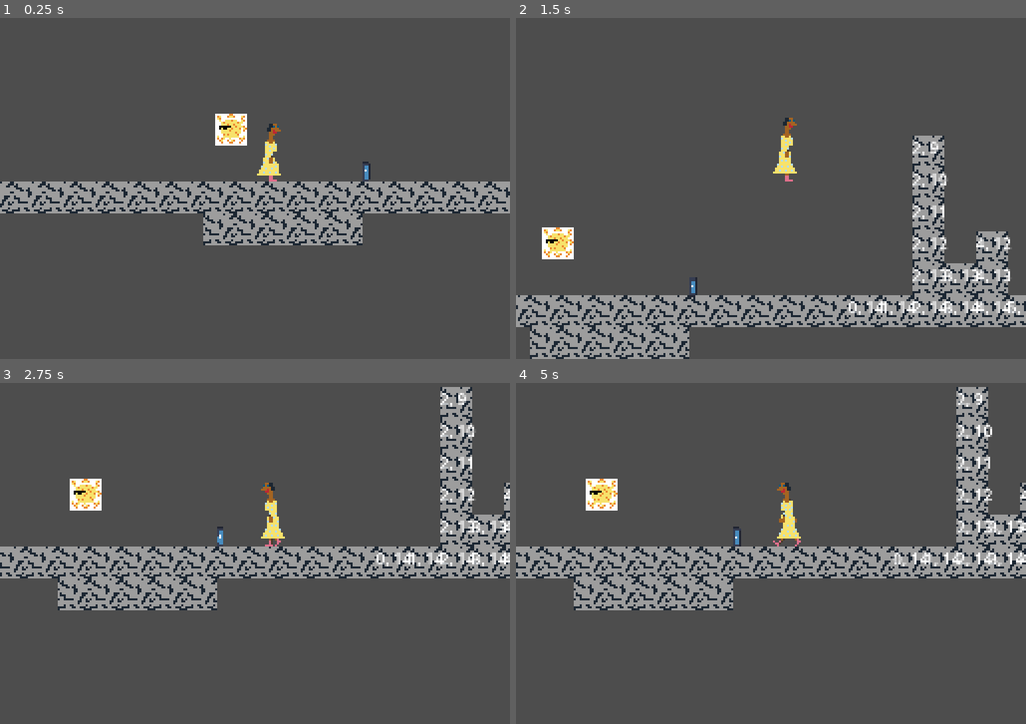
Above: before the commit, frames 1-4 (two rows, left to right).
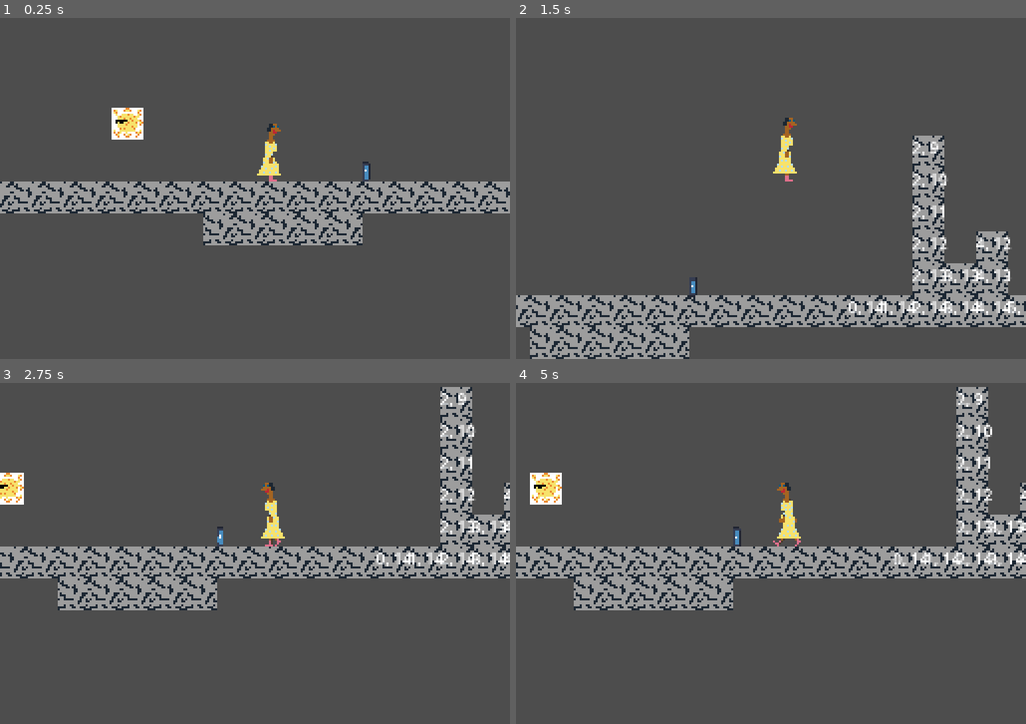
Above: after the commit, the same moments.

Repository: Stan-Stani/godot-minigames
Game: Godot game, scene res://main.tscn
Same seed, same stepped clock (60 frames per second), same inputs: the game is played once before the commit and once after it. The engine's default icon, where the game draws it, is replaced by a stand-in: a white triangle on a blue panel in a dark square.
Inputs:
- Up to frame 1 (0.25 s): no input
- Up to frame 2 (1.5 s): hold Right (ui_right) from 0.53 s (still down); tap Space (ui_select) at 0.77 s
- Up to frame 3 (2.75 s): tap Space (ui_select) at 1.52 s; release Right (ui_right) at 2.03 s; hold Left (ui_left) from 2.03 s (still down)
- Up to frame 4 (5 s): release Left (ui_left) at 2.78 s; hold Right (ui_right) 2.78-4.28 s; tap Space (ui_select) at 3.02, 3.77, 4.52 s; hold Left (ui_left) from 4.28 s (still down)

The runs differ from the first frame. In frame 1, 1.2% of the frame differs, in the area x 21-49%, y 26-38%; in frame 2, 0.6%; in frame 3, 1.0%; in frame 4, 1.2%.

Commit message:
feat: basic follow behavior

Diff:
--- /dev/null
+++ b/glasun.gd
@@ -0,0 +1,11 @@
+extends StaticBody2D
+
+@onready var colleen: CharacterBody2D = %Colleen
+
+func _physics_process(delta: float) -> void:
+	if colleen.position.x > self.position.x:
+		print('go right')
+		self.position.x += delta * 5
+	elif colleen.position.x < self.position.y:
+		print('go left')
+		self.position.x -= delta * 5
--- /dev/null
+++ b/glasun.tscn
@@ -0,0 +1,16 @@
+[gd_scene load_steps=4 format=3 uid="uid://byeqbbqc4rns"]
+
+[ext_resource type="Script" uid="uid://dfdr85whwhgm0" path="res://glasun.gd" id="1_g3y8h"]
+[ext_resource type="Texture2D" uid="uid://cblofhtv57gfu" path="res://assets/Glasun.png" id="1_yyqmi"]
+
+[sub_resource type="CircleShape2D" id="CircleShape2D_yyqmi"]
+radius = 8.0
+
+[node name="Glasun" type="StaticBody2D"]
+script = ExtResource("1_g3y8h")
+
+[node name="Glasun" type="Sprite2D" parent="."]
+texture = ExtResource("1_yyqmi")
+
+[node name="CollisionShape2D" type="CollisionShape2D" parent="."]
+shape = SubResource("CircleShape2D_yyqmi")
--- a/main.tscn
+++ b/main.tscn
@@ -4,7 +4,7 @@
 [ext_resource type="Texture2D" uid="uid://5ahywenlphm2" path="res://assets/tiles.png" id="3_h2yge"]
 [ext_resource type="Script" uid="uid://dbwv4f0e8k8xq" path="res://tile_map_layer.gd" id="4_1bvp3"]
 [ext_resource type="Texture2D" uid="uid://bjua4xm478ba7" path="res://icon.svg" id="4_lquwl"]
-[ext_resource type="Texture2D" uid="uid://cblofhtv57gfu" path="res://assets/Glasun.png" id="5_lquwl"]
+[ext_resource type="PackedScene" uid="uid://byeqbbqc4rns" path="res://glasun.tscn" id="5_lquwl"]
 
 [sub_resource type="TileSetAtlasSource" id="TileSetAtlasSource_1bvp3"]
 texture = ExtResource("3_h2yge")
@@ -25,10 +25,11 @@
 
 [node name="Main" type="Node2D"]
 
-[node name="CharacterBody2D" parent="." instance=ExtResource("1_ig7tw")]
+[node name="Colleen" parent="." instance=ExtResource("1_ig7tw")]
+unique_name_in_owner = true
 position = Vector2(-134, 192)
 
-[node name="Camera2D" type="Camera2D" parent="CharacterBody2D"]
+[node name="Camera2D" type="Camera2D" parent="Colleen"]
 
 [node name="TileMapLayer" type="TileMapLayer" parent="."]
 tile_map_data = PackedByteArray("AAD//w4AAAAAAAAAAAD+/w4AAAAAAAAAAAD9/w4AAAAAAAAAAAD8/w4AAAAAAAAAAAD7/w4AAAAAAAAAAAD6/w …(352 unchanged characters)…
@@ -48,6 +49,5 @@
 position = Vector2(0, 5)
 shape = SubResource("RectangleShape2D_1bvp3")
 
-[node name="Glasun" type="Sprite2D" parent="."]
-position = Vector2(-146, 198)
-texture = ExtResource("5_lquwl")
+[node name="Glasun" parent="." instance=ExtResource("5_lquwl")]
+position = Vector2(-199, 195)
Not shown, added: glasun.gd.uid
